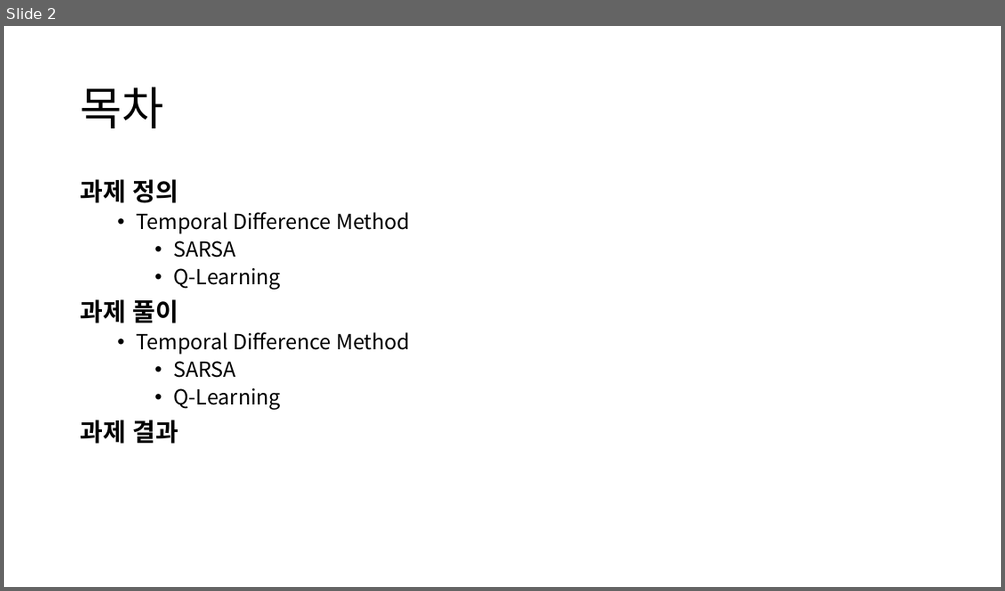
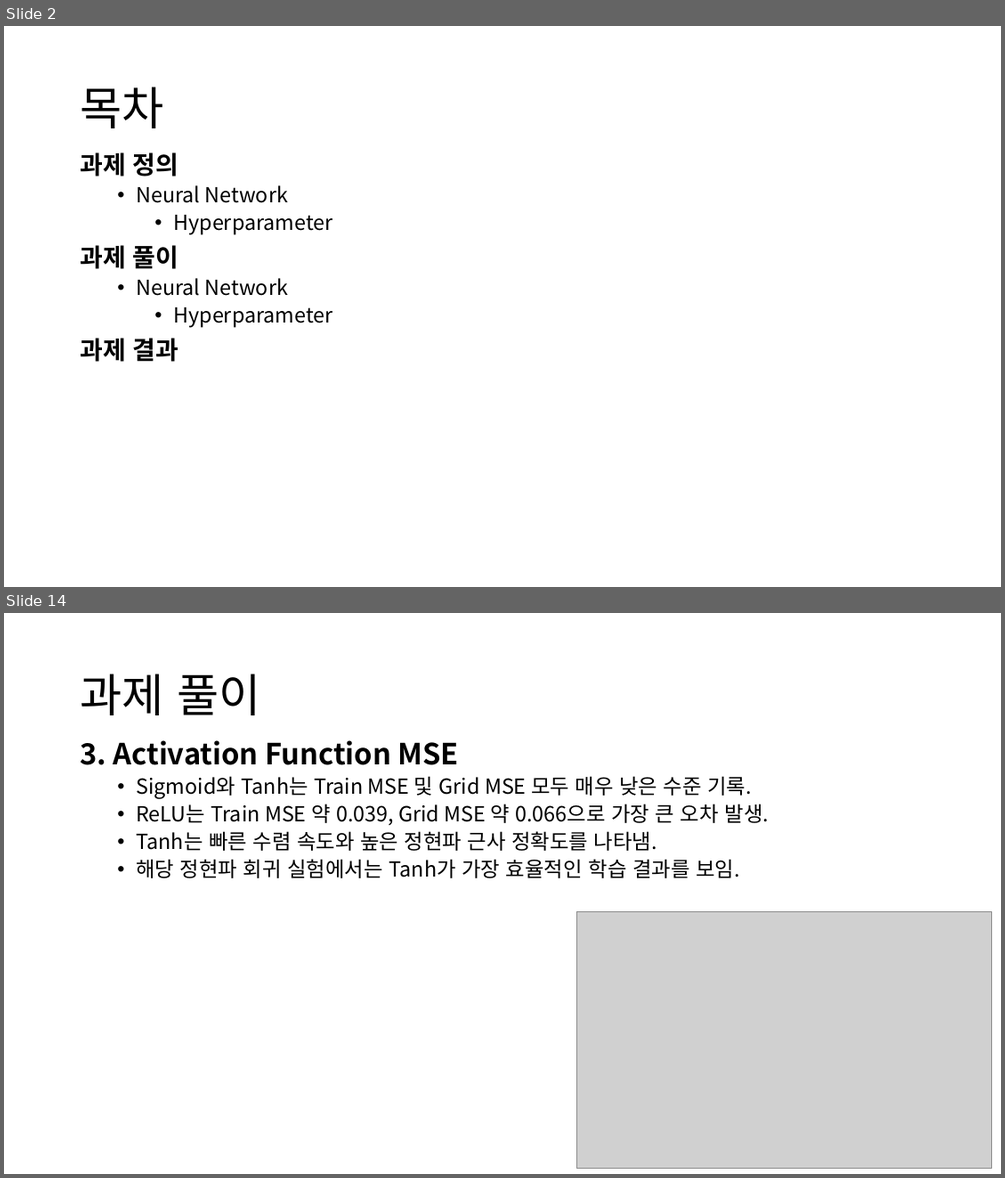
Before and after one commit to KweonTJ/Reinforcement_Learning, a slide deck: 8. Neural Network/8. Neural Network.pptx. Shown one above the other, each under a label of ours: slide 2 before the commit, slides 2 and 14 after it; the slides between them are not shown. The pictures are 1005x591 and 1005x1178 pixels, drawn with LibreOffice and Linux fonts; fonts in the diff are those of the drawing; grey boxes stand for pictures; background and template pictures are left out. Boxes give left, top, right and bottom in pixels: in the first picture for what was removed or moved away, otherwise in the second. Text is boxed around its words. In the diff, an @@ line names an element or a change of style, - is before the commit and + after.

```diff
--- a/8. Neural Network/8. Neural Network.pptx
+++ b/8. Neural Network/8. Neural Network.pptx
@@ slide 14 added at (x1=4, y1=613, x2=1001, y2=1174), background #FFFFFF @@
@@ title added at (x1=80, y1=674, x2=260, y2=715), 44 pt, text #000000 @@
+과제 풀이
@@ text added at (x1=80, y1=740, x2=769, y2=878), 20 pt, text #000000 @@
+3. Activation Function MSE
+  • Sigmoid와 Tanh는 Train MSE 및 Grid MSE 모두 매우 낮은 수준 기록.
+  • ReLU는 Train MSE 약 0.039, Grid MSE 약 0.066으로 가장 큰 오차 발생.
+  • Tanh는 빠른 수렴 속도와 높은 정현파 근사 정확도를 나타냄.
+  • 해당 정현파 회귀 실험에서는 Tanh가 가장 효율적인 학습 결과를 보임.
@@ picture added at (x1=577, y1=911, x2=991, y2=1168) @@
@@ slide 2 changed as well @@
@@ text "과제 정의" moved from (x1=80, y1=179, x2=410, y2=443) to (x1=80, y1=152, x2=332, y2=362) @@
@@ text at (x1=136, y1=185, x2=332, y2=235): text changed @@
-  • Temporal Difference Method
-    • SARSA
-    • Q-Learning
+  • Neural Network
+    • Hyperparameter
@@ text at (x1=136, y1=278, x2=332, y2=328): text changed @@
-  • Temporal Difference Method
-    • SARSA
-    • Q-Learning
+  • Neural Network
+    • Hyperparameter
```
Also in this commit, not shown: 3 other slides changed, 19 other slides added, 7 slides removed, 3 other files.
